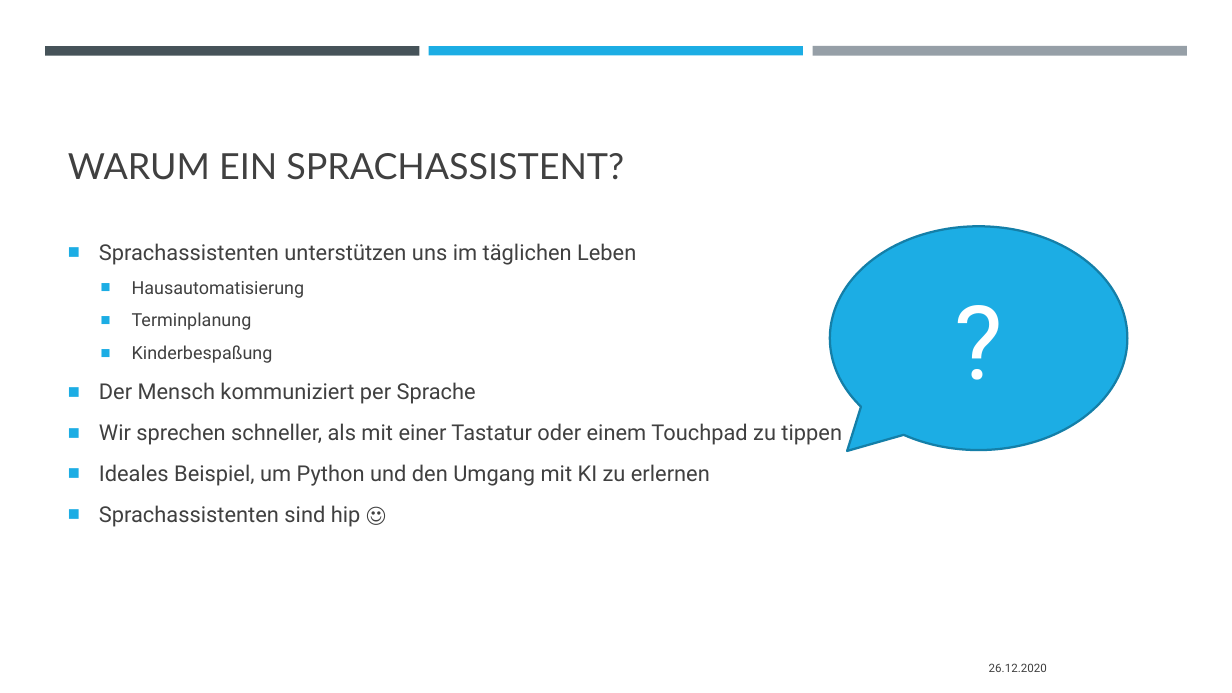
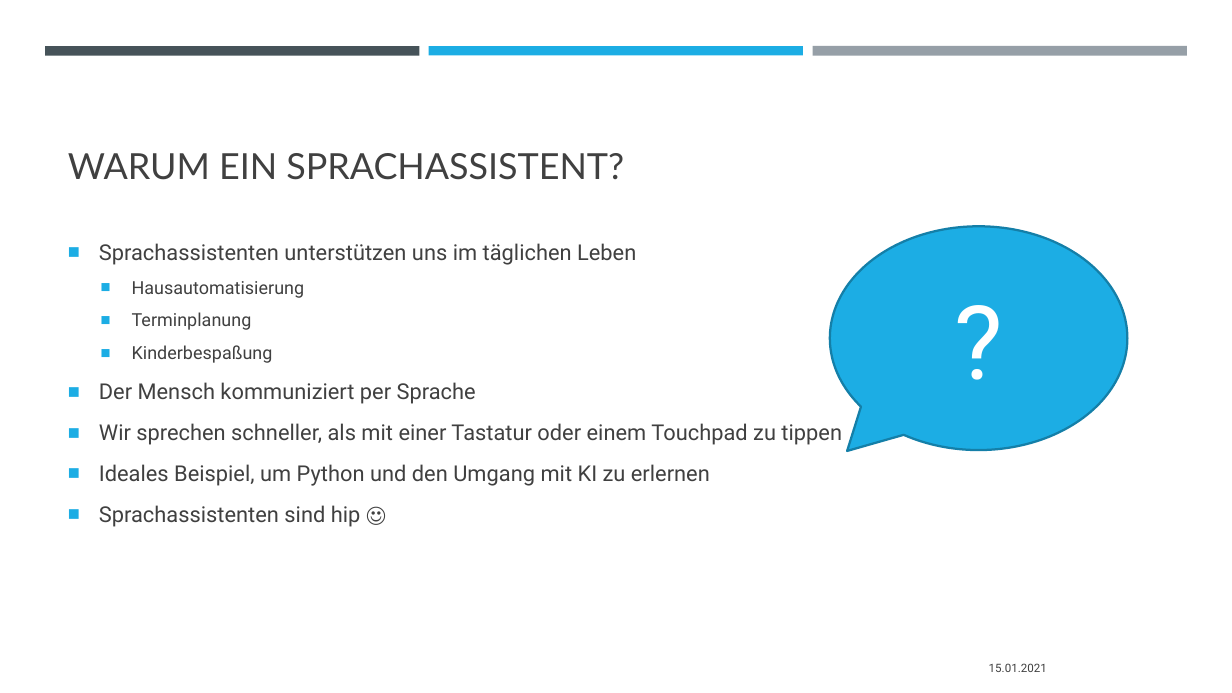
Before and after one commit to padmalcom/AISpeechAssistant, a slide deck: slide 2 of slides/00_a_Introduction.pptx. Drawn at 1232x693 pixels with LibreOffice and Linux fonts; fonts in the diff are those of the drawing. Boxes give left, top, right and bottom in pixels: in the first picture for what was removed or moved away, otherwise in the second. Text is boxed around its words. In the diff, an @@ line names an element or a change of style, - is before the commit and + after.

```diff
--- a/slides/00_a_Introduction.pptx
+++ b/slides/00_a_Introduction.pptx
@@ text at box(989, 663, 1047, 672): text changed @@
-26.12.2020
+15.01.2021
```
Also in this commit, not shown: 3 other slides changed, 12 other files.
